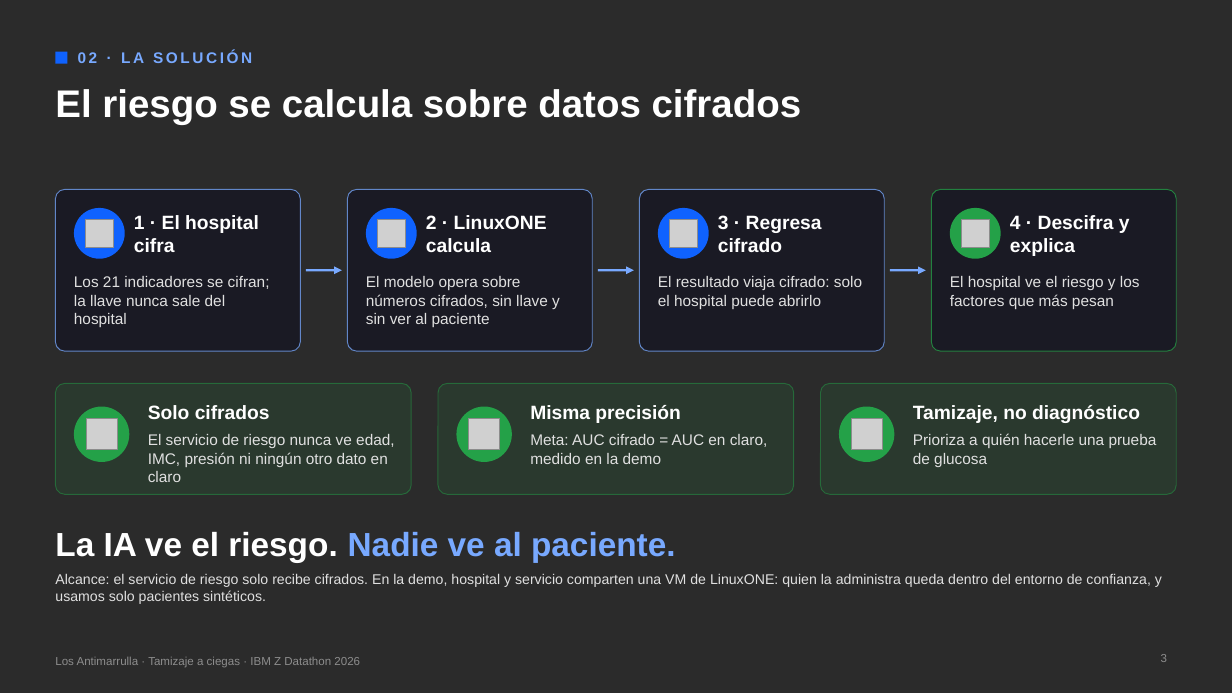
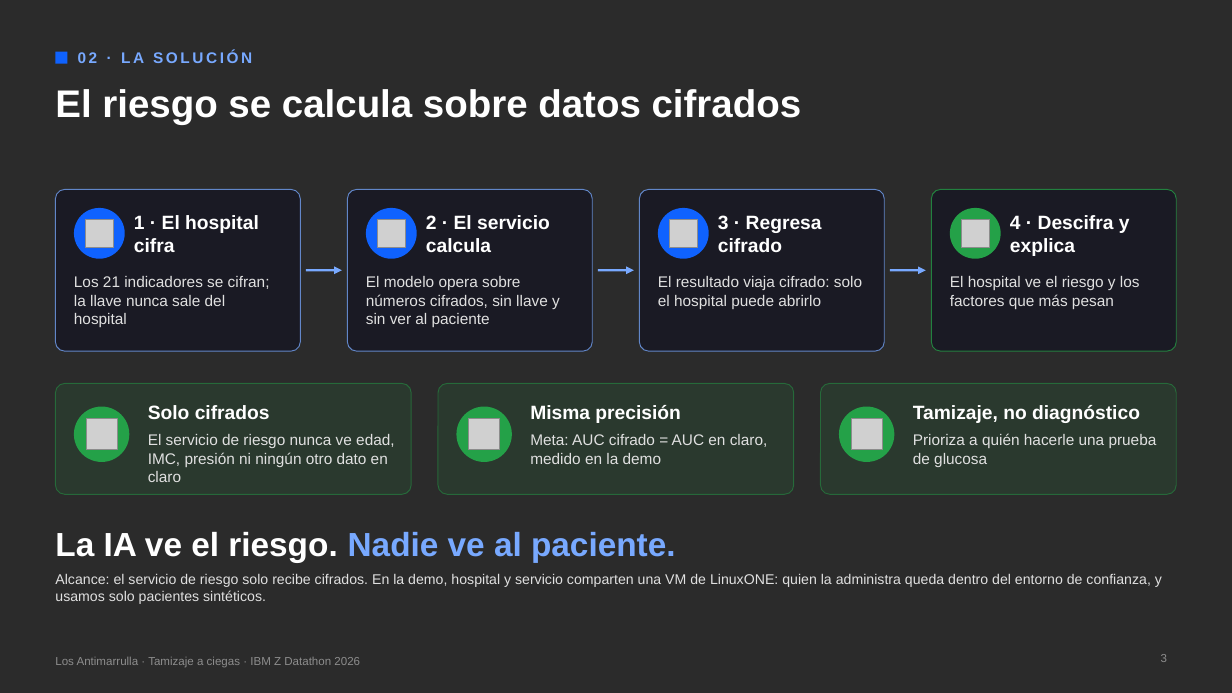
Before and after one commit to UACJ-MIAAD/antimarrulla-ibmz-datathon-2026, a slide deck: slide 3 of submission/Los_Antimarrulla_Pitch_Tamizaje.pptx. Drawn at 1232x693 pixels with LibreOffice and Linux fonts; fonts in the diff are those of the drawing; grey boxes stand for pictures; background and template pictures are left out; a plain dark background stands for a picture behind light text. Boxes give left, top, right and bottom in pixels: in the first picture for what was removed or moved away, otherwise in the second. Text is boxed around its words. In the diff, an @@ line names an element or a change of style, - is before the commit and + after.

Commit message:
fix: modo final valida contenido de mediciones, labs, LinuxONE, video y revisión; --final exige limpieza demostrada; id con fullmatch; hash del código desplegado en la API; LinuxONE como destino en textos y deck (validación 4: R1, R2, R3)

```diff
--- a/submission/Los_Antimarrulla_Pitch_Tamizaje.pptx
+++ b/submission/Los_Antimarrulla_Pitch_Tamizaje.pptx
@@ text at (426,215,550,252): text changed @@
-2 · LinuxONE calcula
+2 · El servicio calcula
```
Also in this commit, not shown: 2 other slides changed, 24 other files.
